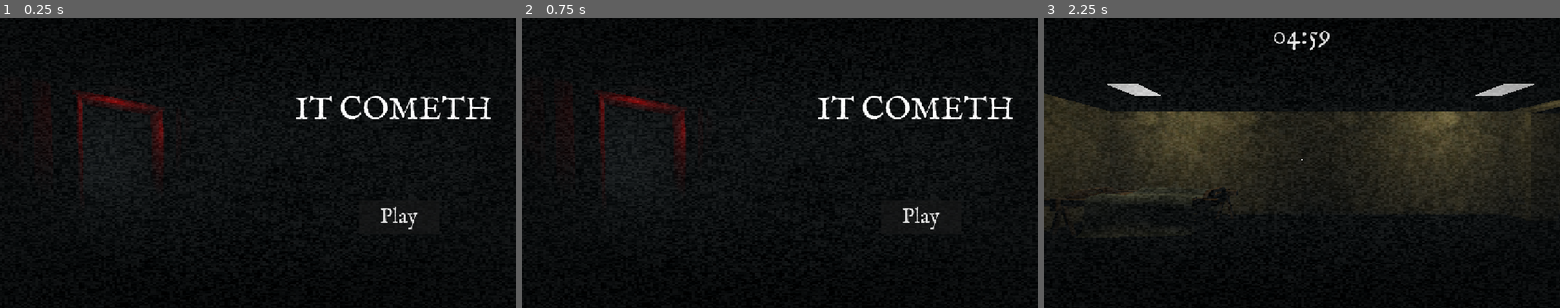
Above: before the commit, frames 1-3 (left to right).
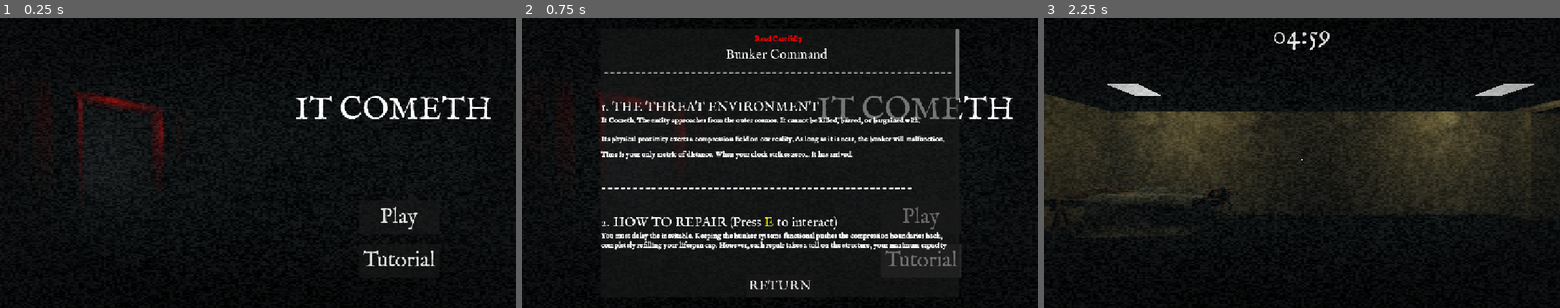
Above: after the commit, the same moments.

Repository: Aaryan-J/It-Cometh
Game: Godot game, scene res://Scenes/mainMenu.tscn
The game is run twice, just before and just after one commit, with the same random seed, the same clock (stepped at 60 frames per second) and the same inputs.
Inputs (mouse positions are in pixels of both pictures, inside the frame that each line leads up to):
- Up to frame 1 (0.25 s): no input
- Up to frame 2 (0.75 s): click (919, 261) at 0.5 s, where only the run after the commit has a clickable "Tutorial"
- Up to frame 3 (2.25 s): click (1302, 284) at 1.25 s, where only the run after the commit has a clickable "RETURN"; click "Play" at 2 s

The runs differ from the first frame. In frame 1, 0.3% of the frame differs, in the area x 70-85%, y 80-86%; in frame 2, 8.1%, in the area x 15-86%, y 3-94%; in frame 3, nothing differs.

Commit message:
added tutorial

Diff:
--- a/Scenes/mainMenu.tscn
+++ b/Scenes/mainMenu.tscn
@@ -12,6 +12,10 @@
 grow_horizontal = 2
 grow_vertical = 2
 script = ExtResource("1_5pknu")
+
+[node name="MainMenuPlayer" type="AudioStreamPlayer" parent="." unique_id=646271070]
+stream = ExtResource("3_b7htb")
+autoplay = true
 
 [node name="MainMenuBG" type="TextureRect" parent="." unique_id=747750173]
 layout_mode = 1
@@ -45,6 +49,93 @@
 theme_override_font_sizes/font_size = 48
 text = "Play"
 
-[node name="MainMenuPlayer" type="AudioStreamPlayer" parent="." unique_id=646271070]
-stream = ExtResource("3_b7htb")
-autoplay = true
+[node name="TutorialButton" type="Button" parent="." unique_id=1765917603]
+layout_mode = 0
+offset_left = 801.0
+offset_top = 505.0
+offset_right = 981.0
+offset_bottom = 580.0
+theme_override_font_sizes/font_size = 48
+text = "Tutorial"
+
+[node name="TutorialPanel" type="Panel" parent="." unique_id=1857017252]
+layout_mode = 1
+anchors_preset = 8
+anchor_left = 0.5
+anchor_top = 0.5
+anchor_right = 0.5
+anchor_bottom = 0.5
+offset_left = -400.0
+offset_top = -300.0
+offset_right = 400.0
+offset_bottom = 300.0
+grow_horizontal = 2
+grow_vertical = 2
+
+[node name="LoreText" type="RichTextLabel" parent="TutorialPanel" unique_id=581126522]
+custom_minimum_size = Vector2(400, 0)
+layout_mode = 1
+anchors_preset = 15
+anchor_right = 1.0
+anchor_bottom = 1.0
+offset_bottom = -100.0
+grow_horizontal = 2
+grow_vertical = 2
+theme_override_font_sizes/normal_font_size = 30
+bbcode_enabled = true
+text = "[center][b][color=red]Read Carefully[/color][/b]
+Bunker Command
+--------------------------------------------------------[/center]
+
+1. THE THREAT ENVIRONMENT
+[b]It Cometh. The entity approaches from the outer cosmos. It cannot be killed, barred, or bargained with.
+
+Its physical proximity exerts a compression field on our reality. As long as it is near, the bunker will malfunction. Time is your only metric of distance. When your clock strikes zero... it has arrived.[/b]
+
+--------------------------------------------------
+
+2. HOW TO REPAIR (Press [color=yellow]E[/color] to interact)
+[b]You must delay the inevitable. Keeping the bunker systems functional pushes the compression boundaries back, completely refilling your lifespan cap. However, each repair takes a toll on the structure, your maximum capacity will decrease by 10 seconds after every fix.[/b]
+
+* THE FUSE BOX (Grid Failure):
+[b]When the circuits overload, the lights will plunge into pitch black. Match the colored nodes perfectly to complete the grid loop and restore power.[/b]
+
+* THE RADIO (Analog Frequency Sync):
+[b]Drag the dial needle until the sound stabilizes and locks onto the target frequency threshold. Release it when u reach the target frequency.[/b]
+
+* OXYGEN FILTER (Pressure Stabilization):
+[b]When the atmospheric vents clog, the O2 bar will violently fluctuate. Rapidly click the vent button to pump the pressure down. You must balance the gauge needle strictly within the 40% to 60% safe zone for 3 consecutive seconds.[/b]
+
+* MAINFRAME LOCKOUT (Scavenger Decryption):
+[b]When the central computer crashes, it will demand three 4-digit security keys. The interface will completely lock down. You must drop what you are doing, leave the console, and explore the grimy bunker corridors to locate three handwritten sticky notes hidden randomly on the walls. Read the numbers, return to the interface, and input all three sequences in any order to bypass the lock.[/b]
+
+--------------------------------------------------
+
+3. CRITICAL ANOMALY ALERT
+[b]The system monitors local spatial distortions. If the emergency display flashes a red warning and the broadcast audio commands: \"DO NOT LOOK BEHIND YOU\" FREEZE YOUR CAMERA IMMEDIATELY. NEVER LOOK BEHIND. NEVER. IT GETS ANGRY.
+
+Do not look back. Do not glance around. [/b]
+
+[b]EXTRA NOTES: WASD to move. The entity has made all of your components lose their features, making them black boxes. Figure out which is which by hovering over them when they break. (defo not me being too lazy to make the models myself) [/b]
+--------------------------------------------------
+[center][i]\"You are working so hard... just to die completely exhausted.\"[/i][/center]
+"
+
+[node name="CloseTutorialButton" type="Button" parent="TutorialPanel" unique_id=1026361736]
+layout_mode = 1
+anchors_preset = 7
+anchor_left = 0.5
+anchor_top = 1.0
+anchor_right = 0.5
+anchor_bottom = 1.0
+offset_left = -75.0
+offset_top = -50.0
+offset_right = 75.0
+grow_horizontal = 2
+grow_vertical = 0
+theme_override_font_sizes/font_size = 30
+text = "RETURN"
+
+[connection signal="pressed" from="PlayButton" to="." method="_on_play_button_pressed"]
+[connection signal="pressed" from="TutorialButton" to="." method="_on_tutorial_button_pressed"]
+[connection signal="pressed" from="TutorialPanel/CloseTutorialButton" to="." method="_on_close_tutorial_button_pressed"]
--- a/Scenes/player.tscn
+++ b/Scenes/player.tscn
@@ -204,12 +204,13 @@
 anchor_left = 0.5
 anchor_right = 0.5
 offset_left = -20.0
-offset_top = 20.0
-offset_right = 20.0
-offset_bottom = 23.0
+offset_top = 162.0
+offset_right = 20.0
+offset_bottom = 189.0
 grow_horizontal = 2
 offset_transform_position = Vector2(0, 10)
 offset_transform_visual_only = false
+theme_override_font_sizes/font_size = 20
 horizontal_alignment = 1
 vertical_alignment = 1
 
@@ -221,12 +222,14 @@
 anchor_right = 0.5
 anchor_bottom = 1.0
 offset_left = -20.0
-offset_right = 20.0
-offset_bottom = -20.0
+offset_top = -177.0
+offset_right = 20.0
+offset_bottom = -150.0
 grow_horizontal = 2
 grow_vertical = 0
 offset_transform_position = Vector2(0, -10)
 offset_transform_visual_only = false
+theme_override_font_sizes/font_size = 20
 horizontal_alignment = 1
 vertical_alignment = 1
 
@@ -244,6 +247,18 @@
 max_value = 108.0
 step = 0.1
 value = 88.0
+
+[node name="TutorialLabel" type="Label" parent="HUD/MinigameWindow/BGPanel/RadioContainer" unique_id=633968307]
+layout_mode = 0
+offset_left = 176.0
+offset_top = 20.0
+offset_right = 455.0
+offset_bottom = 77.0
+theme_override_font_sizes/font_size = 20
+text = "Match the frequency to the target
+by sliding the slider"
+horizontal_alignment = 1
+vertical_alignment = 1
 
 [node name="OxygenContainer" type="Control" parent="HUD/MinigameWindow/BGPanel" unique_id=1357403529]
 layout_mode = 1
@@ -268,8 +283,10 @@
 anchor_top = 0.5
 anchor_right = 1.0
 anchor_bottom = 0.5
-offset_top = -13.5
-offset_bottom = 13.5
+offset_left = 14.0
+offset_top = -10.0
+offset_right = -6.0
+offset_bottom = 17.0
 grow_horizontal = 2
 grow_vertical = 2
 
@@ -293,12 +310,24 @@
 anchors_preset = -1
 anchor_left = 0.5
 anchor_right = 0.5
-offset_left = -149.5
-offset_top = 20.0
-offset_right = 149.5
-offset_bottom = 23.0
-grow_horizontal = 2
+offset_left = -146.0
+offset_top = 162.0
+offset_right = 172.0
+offset_bottom = 189.0
+grow_horizontal = 2
+theme_override_font_sizes/font_size = 20
 text = "Keep pressure in safe zone (40% - 60%)"
+horizontal_alignment = 1
+vertical_alignment = 1
+
+[node name="TutorialLabel" type="Label" parent="HUD/MinigameWindow/BGPanel/OxygenContainer" unique_id=1944825669]
+layout_mode = 0
+offset_top = 342.0
+offset_right = 635.0
+offset_bottom = 399.0
+theme_override_font_sizes/font_size = 20
+text = "Click on the Vent Valve button to release pressure
+ and keep it in the safe zone"
 horizontal_alignment = 1
 vertical_alignment = 1
 
@@ -325,10 +354,11 @@
 anchor_left = 0.5
 anchor_right = 0.5
 offset_left = -20.0
-offset_top = 20.0
-offset_right = 20.0
-offset_bottom = 43.0
-grow_horizontal = 2
+offset_top = 142.0
+offset_right = 20.0
+offset_bottom = 165.0
+grow_horizontal = 2
+theme_override_font_sizes/font_size = 20
 horizontal_alignment = 1
 vertical_alignment = 1
 
@@ -345,6 +375,7 @@
 offset_bottom = 15.5
 grow_horizontal = 2
 grow_vertical = 2
+theme_override_font_sizes/font_size = 20
 alignment = 1
 
 [node name="ProgressLabel" type="Label" parent="HUD/MinigameWindow/BGPanel/TerminalContainer" unique_id=1262133895]
@@ -354,12 +385,25 @@
 anchor_top = 1.0
 anchor_right = 0.5
 anchor_bottom = 1.0
-offset_left = -20.0
-offset_top = -43.0
-offset_right = 20.0
-offset_bottom = -20.0
+offset_left = -23.0
+offset_top = -191.0
+offset_right = 17.0
+offset_bottom = -168.0
 grow_horizontal = 2
 grow_vertical = 0
+theme_override_font_sizes/font_size = 20
+horizontal_alignment = 1
+vertical_alignment = 1
+
+[node name="TutorialLabel" type="Label" parent="HUD/MinigameWindow/BGPanel/TerminalContainer" unique_id=549687888]
+layout_mode = 0
+offset_left = 82.0
+offset_top = 62.0
+offset_right = 526.0
+offset_bottom = 119.0
+theme_override_font_sizes/font_size = 20
+text = "Find the codes on sticky notes around the bunker and
+enter them here to restart the terminal"
 horizontal_alignment = 1
 vertical_alignment = 1
 
--- a/Scripts/mainMenu.gd
+++ b/Scripts/mainMenu.gd
@@ -1,12 +1,23 @@
 extends Control
 
-@onready var playButton = $PlayButton
+@onready var playButton: Button = $PlayButton
+@onready var tutorialButton: Button = $TutorialButton
+@onready var tutorialPanel: Panel = $TutorialPanel
+@onready var closeTutorialButton: Button = $TutorialPanel/CloseTutorialButton
 
 func _ready() -> void:
 	Input.mouse_mode = Input.MOUSE_MODE_VISIBLE
 
-	if playButton:
-		playButton.pressed.connect(_on_play_button_pressed)
+	if tutorialPanel:
+		tutorialPanel.hide()
 
 func _on_play_button_pressed() -> void:
 	get_tree().change_scene_to_file("res://Scenes/game.tscn")
+
+func _on_tutorial_button_pressed() -> void:
+	if tutorialPanel:
+		tutorialPanel.show()
+
+func _on_close_tutorial_button_pressed() -> void:
+	if tutorialPanel:
+		tutorialPanel.hide()
Not shown: 1 places in Scenes/player.tscn that only renumber resources
